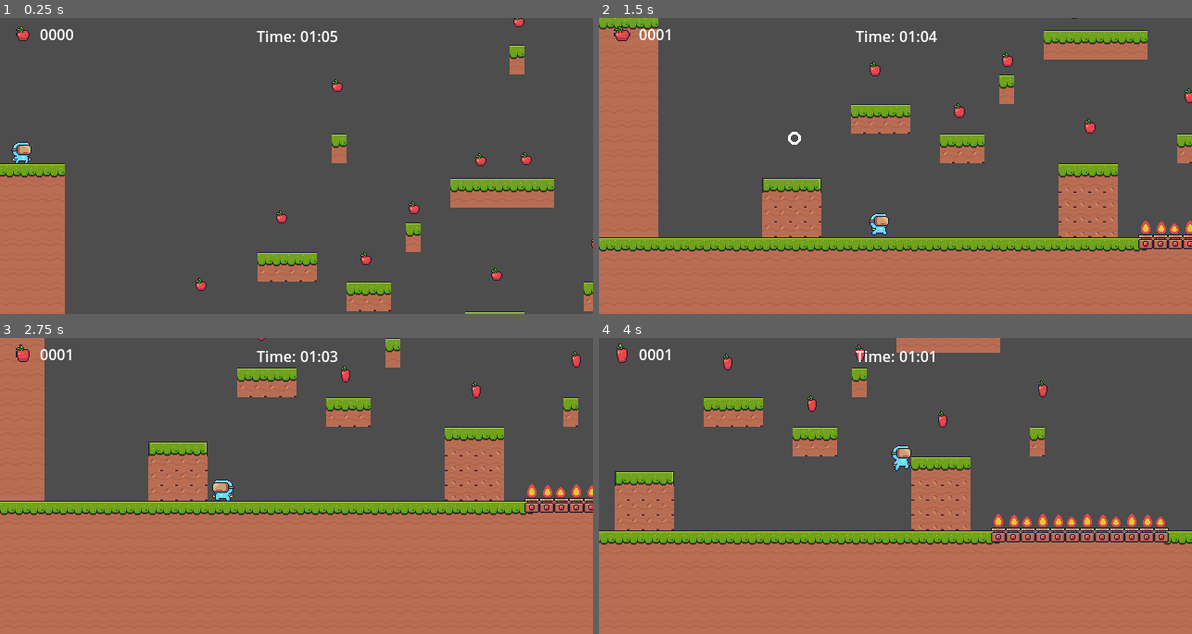
Above: before the commit, frames 1-4 (two rows, left to right).
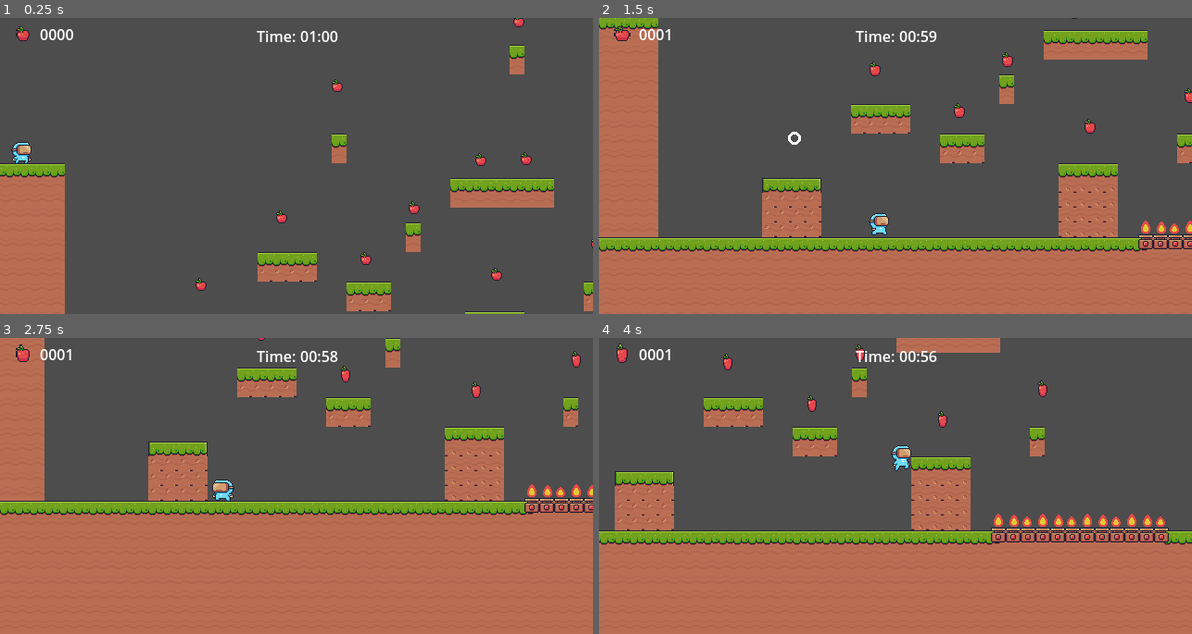
Above: after the commit, the same moments.

Repository: mths0303s/Game-inter
Game: Godot game, scene res://Levels/word.tscn
Two runs of this game, one before a commit and one after it. Both use one fixed random seed, a clock stepped at 60 frames per second and the inputs below.
Inputs:
- Up to frame 1 (0.25 s): no input
- Up to frame 2 (1.5 s): hold Right (ui_right) from 0.53 s (still down); tap Up (ui_up) at 0.77 s
- Up to frame 3 (2.75 s): tap Up (ui_up) at 1.52 s; release Right (ui_right) at 2.03 s; hold Left (ui_left) from 2.03 s (still down)
- Up to frame 4 (4 s): release Left (ui_left) at 2.78 s; hold Right (ui_right) from 2.78 s (still down); tap Up (ui_up) at 3.02, 3.77 s

The runs differ from the first frame. In frame 1, less than 0.1% of the frame differs, in the area x 55-58%, y 4-9%; in frame 2, 0.1%, in the area x 52-58%, y 4-9%; in frame 3, less than 0.1%; in frame 4, less than 0.1%.

Commit message:
Cena pause/quit game

Diff:
--- a/Levels/word.tscn
+++ b/Levels/word.tscn
@@ -992,7 +992,6 @@
 grow_horizontal = 2
 grow_vertical = 2
 script = ExtResource("8_nw37l")
-default_seconds = 5
 
 [node name="clock_timer" type="Timer" parent="HUD/control"]
 autostart = true
--- /dev/null
+++ b/actors/pause_menu.tscn
@@ -0,0 +1,64 @@
+[gd_scene load_steps=11 format=3 uid="uid://218hum1qs0r8"]
+
+[sub_resource type="StyleBoxEmpty" id="StyleBoxEmpty_obu1x"]
+
+[sub_resource type="StyleBoxEmpty" id="StyleBoxEmpty_o6goq"]
+
+[sub_resource type="StyleBoxEmpty" id="StyleBoxEmpty_1pbh4"]
+
+[sub_resource type="StyleBoxEmpty" id="StyleBoxEmpty_p8dit"]
+
+[sub_resource type="Theme" id="Theme_fww4f"]
+Button/colors/font_focus_color = Color(1, 0.941176, 0, 1)
+Button/colors/font_hover_color = Color(1, 0.941176, 0, 1)
+Button/colors/font_hover_pressed_color = Color(1, 1, 1, 1)
+Button/colors/font_pressed_color = Color(1, 0.580392, 0, 1)
+Button/styles/focus = SubResource("StyleBoxEmpty_obu1x")
+Button/styles/hover = SubResource("StyleBoxEmpty_o6goq")
+Button/styles/normal = SubResource("StyleBoxEmpty_1pbh4")
+Button/styles/pressed = SubResource("StyleBoxEmpty_p8dit")
+
+[sub_resource type="StyleBoxEmpty" id="StyleBoxEmpty_twlus"]
+
+[sub_resource type="StyleBoxEmpty" id="StyleBoxEmpty_xv4ly"]
+
+[sub_resource type="StyleBoxEmpty" id="StyleBoxEmpty_n86wg"]
+
+[sub_resource type="StyleBoxEmpty" id="StyleBoxEmpty_nddm4"]
+
+[sub_resource type="Theme" id="Theme_ksa30"]
+Button/colors/font_focus_color = Color(1, 0.941176, 0, 1)
+Button/colors/font_hover_color = Color(1, 0.941176, 0, 1)
+Button/colors/font_pressed_color = Color(1, 0.580392, 0, 1)
+Button/styles/focus = SubResource("StyleBoxEmpty_twlus")
+Button/styles/hover = SubResource("StyleBoxEmpty_xv4ly")
+Button/styles/normal = SubResource("StyleBoxEmpty_n86wg")
+Button/styles/pressed = SubResource("StyleBoxEmpty_nddm4")
+
+[node name="pause_menu" type="CanvasLayer"]
+
+[node name="bg_oveerlay" type="ColorRect" parent="."]
+offset_right = 635.0
+offset_bottom = 317.0
+color = Color(0, 0, 0, 0.396078)
+
+[node name="menu_holder" type="VBoxContainer" parent="."]
+anchors_preset = 14
+anchor_top = 0.5
+anchor_right = 1.0
+anchor_bottom = 0.5
+offset_top = -33.0
+offset_bottom = 33.0
+grow_horizontal = 2
+grow_vertical = 2
+
+[node name="Resume_btn" type="Button" parent="menu_holder"]
+layout_mode = 2
+theme = SubResource("Theme_fww4f")
+text = "RESUME"
+
+[node name="Quit_btn" type="Button" parent="menu_holder"]
+layout_mode = 2
+theme = SubResource("Theme_ksa30")
+text = "QUIT GAME
+"
